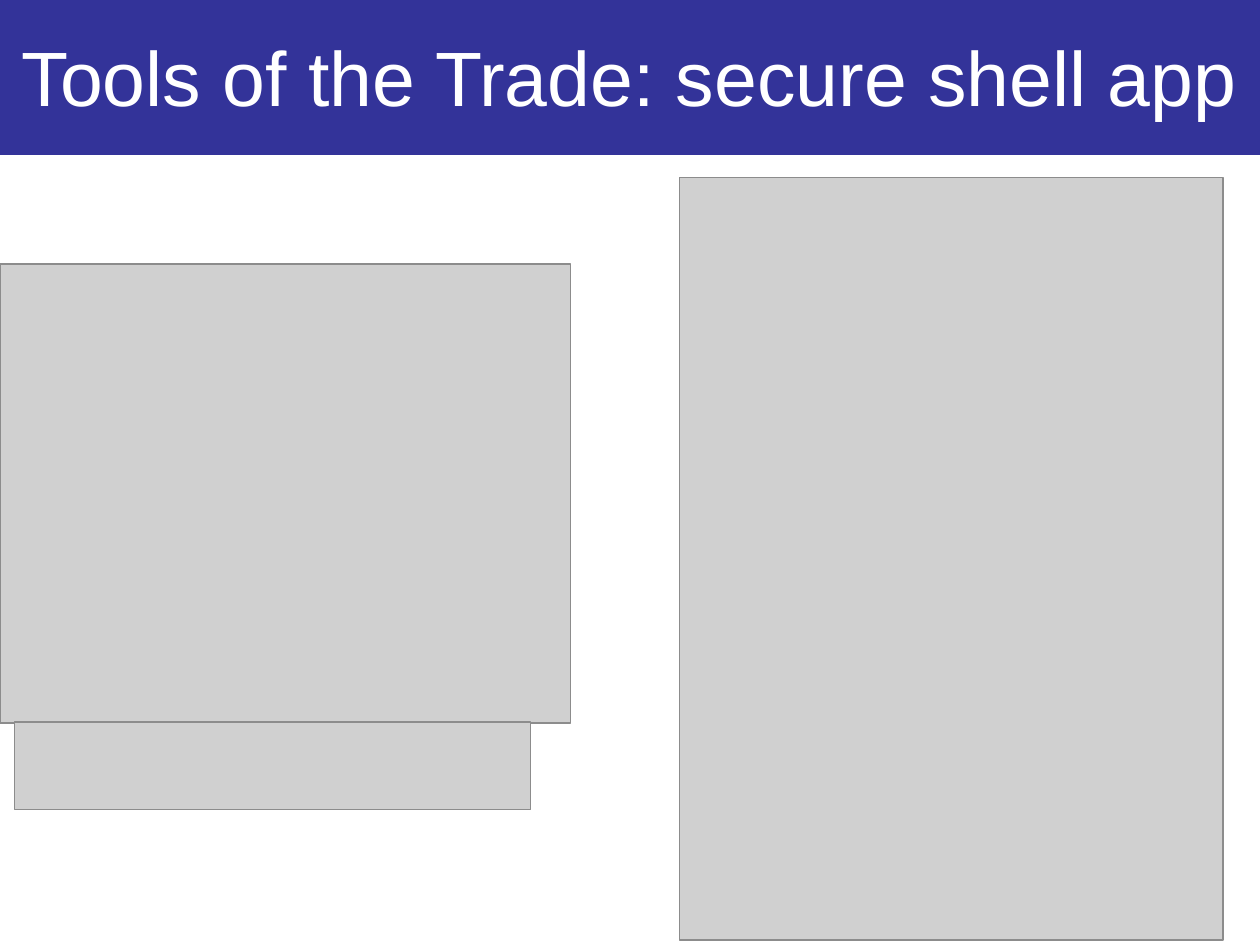
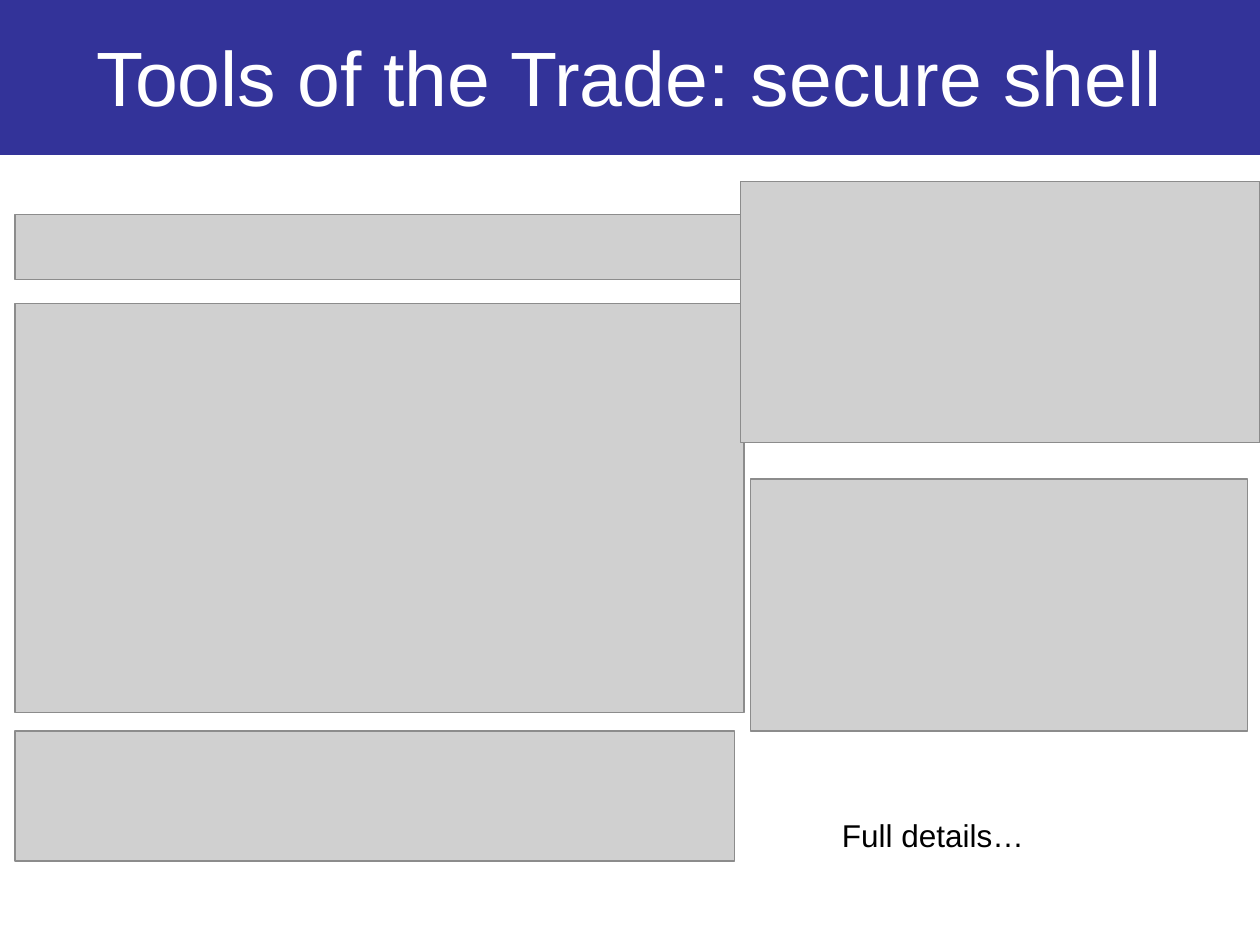
Before and after one commit to UoM-maul1609/paul.connolly.webpages, a slide deck: slide 9 of teaching/eart60071/materials/eart60071_lecture1_asynchronous.ppt (slide 10 before the commit). Drawn at 1260x945 pixels with LibreOffice and Linux fonts; fonts in the diff are those of the drawing; grey boxes stand for pictures. Boxes give left, top, right and bottom in pixels: in the first picture for what was removed or moved away, otherwise in the second. Text is boxed around its words. In the diff, an @@ line names an element or a change of style, - is before the commit and + after.

```diff
--- a/teaching/eart60071/materials/eart60071_lecture1_asynchronous.ppt
+++ b/teaching/eart60071/materials/eart60071_lecture1_asynchronous.ppt
@@ title at [97,50,1161,107]: text changed @@
-Tools of the Trade: secure shell app
+Tools of the Trade: secure shell
@@ picture added at [741,181,1260,442] @@
@@ picture added at [15,214,745,280] @@
@@ picture: place and size @@
-picture at [0,265,571,723]
+picture at [15,304,745,712]
@@ picture: place and size @@
-picture at [679,178,1222,940]
+picture at [751,479,1247,731]
@@ picture: place and size @@
-picture at [15,722,530,810]
+picture at [15,731,735,861]
@@ text added at [842,824,1024,848], 18 pt, text #000000 @@
+Full details…
```
Also in this commit, not shown: 5 other slides changed, 1 slide added, 2 slides removed, 1 other file.
